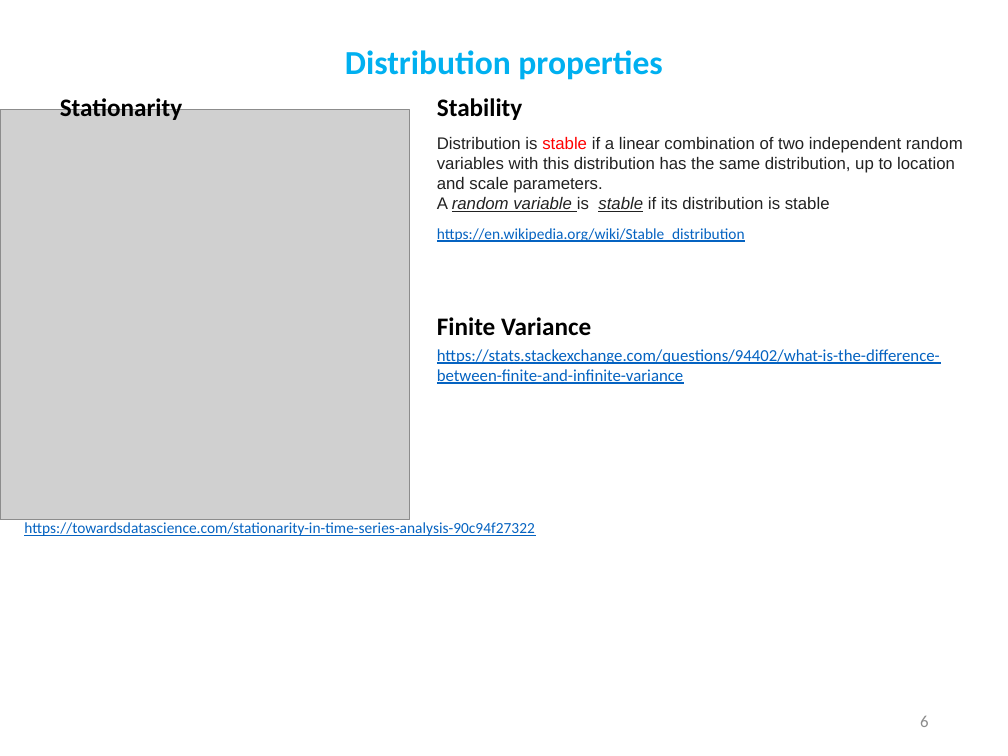
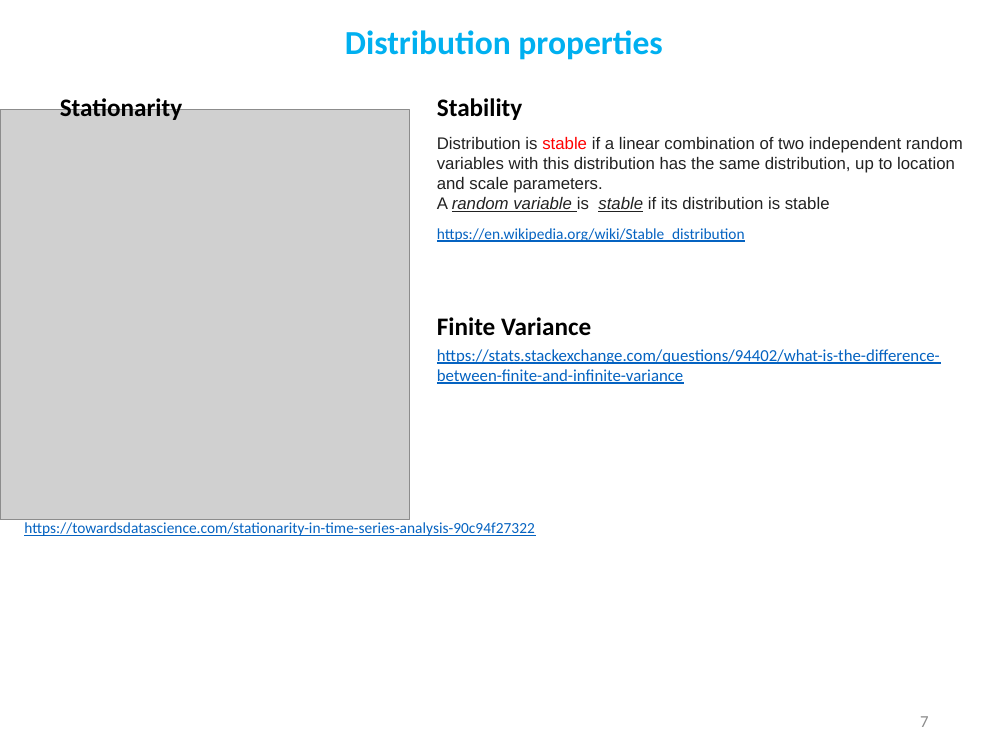
Before and after one commit to demydd/Basic-Machine-Learning-Course-for-Developers, a slide deck: slide 7 of Distributions.pptx (slide 6 before the commit). Drawn at 1008x756 pixels with LibreOffice and Linux fonts; fonts in the diff are those of the drawing; grey boxes stand for pictures. Boxes give left, top, right and bottom in pixels: in the first picture for what was removed or moved away, otherwise in the second. Text is boxed around its words. In the diff, an @@ line names an element or a change of style, - is before the commit and + after.

```diff
--- a/Distributions.pptx
+++ b/Distributions.pptx
@@ title "Distribution properties": place and size @@
-title "Distribution properties" at (345,50,662,80)
+title "Distribution properties" at (345,30,662,60)
@@ page number at (920,716,928,727): text changed @@
-6
+7
```
Also in this commit, not shown: 6 other slides changed, 2 slides added, 1 other file.
